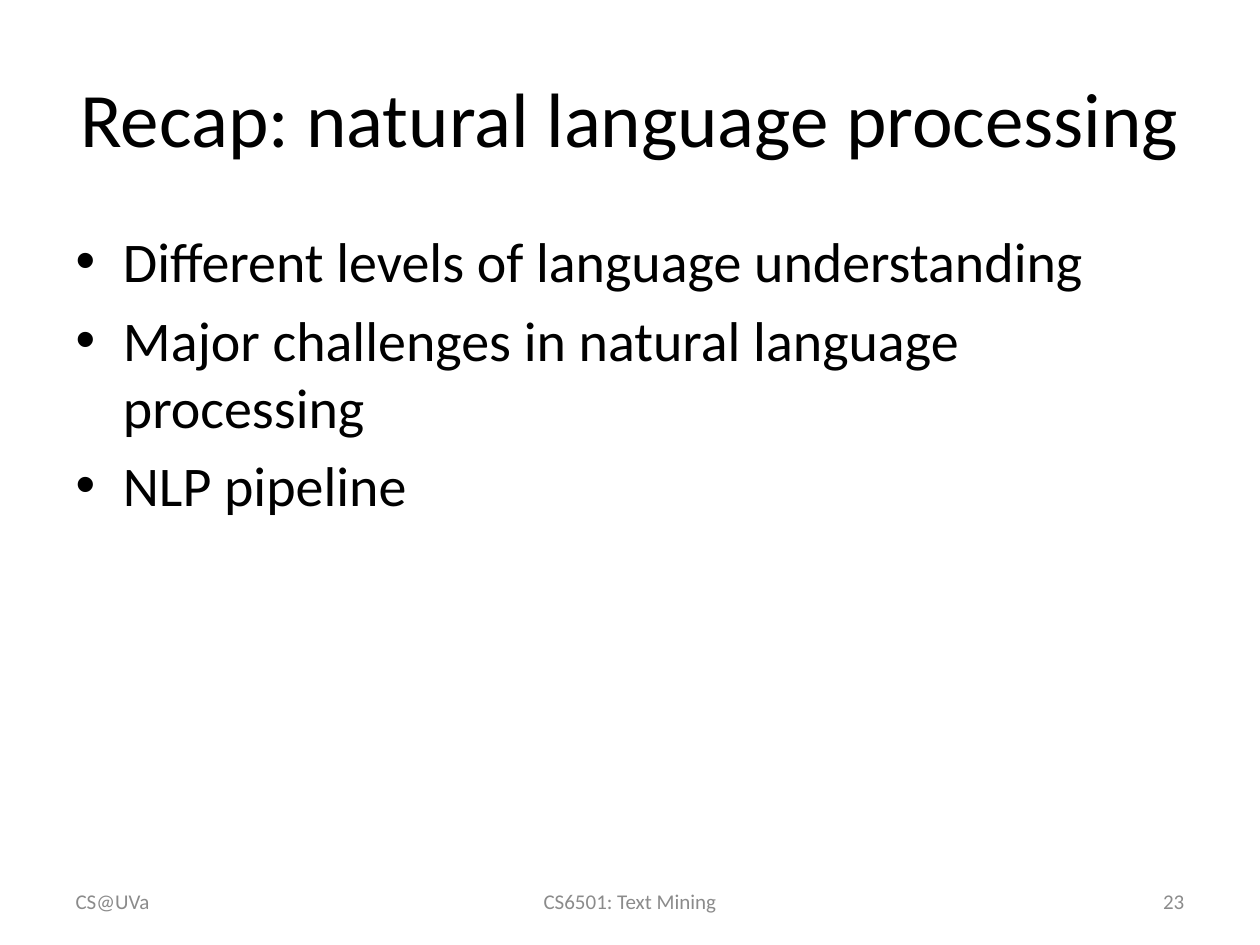
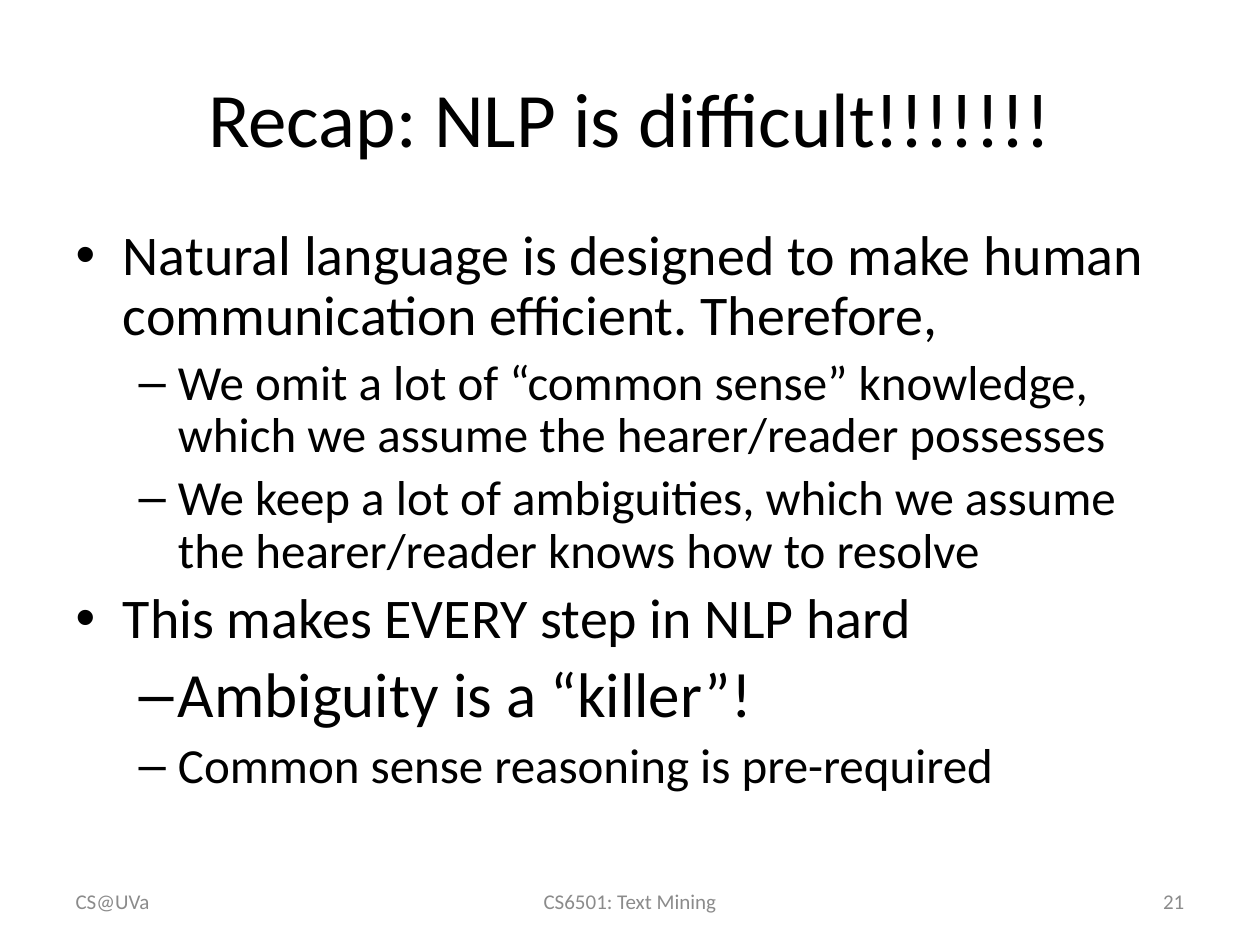
Before and after one commit to wang296/CS6501-Text-Mining, a slide deck: slide 21 of docs/IntroductionToNLP.pptx (slide 23 before the commit). Drawn at 1260x945 pixels with LibreOffice and Linux fonts; fonts in the diff are those of the drawing. Boxes give left, top, right and bottom in pixels: in the first picture for what was removed or moved away, otherwise in the second. Text is boxed around its words. In the diff, an @@ line names an element or a change of style, - is before the commit and + after.

```diff
--- a/docs/IntroductionToNLP.pptx
+++ b/docs/IntroductionToNLP.pptx
@@ title at box(208, 93, 1050, 160): text changed @@
-Recap: natural language processing
+Recap: NLP is difficult!!!!!!!
@@ text at box(123, 236, 1143, 792): text changed; size 32 to 28 pt @@
-• Different levels of language understanding
-• Major challenges in natural language processing
-• NLP pipeline
+• Natural language is designed to make human communication efficient. Therefore,
+  – We omit a lot of “common sense” knowledge, which we assume the hearer/reader possesses
+  – We keep a lot of ambiguities, which we assume the hearer/reader knows how to resolve
+• This makes EVERY step in NLP hard
+  – Ambiguity is a “killer”!
+  – Common sense reasoning is pre-required
@@ page number at box(1163, 895, 1184, 909): text changed @@
-23
+21
```
Also in this commit, not shown: 1 other slide changed, 2 slides added, 3 other files.
